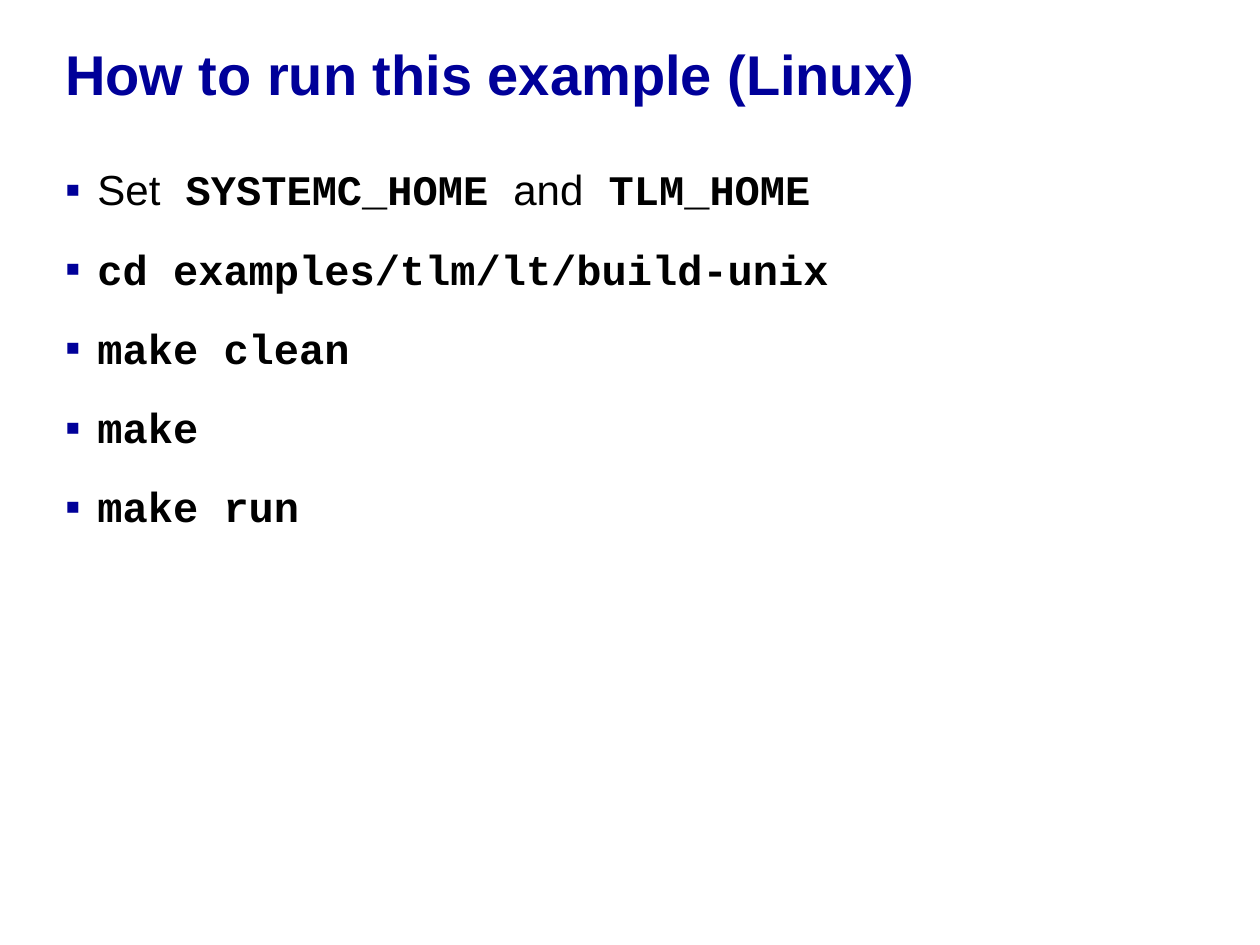
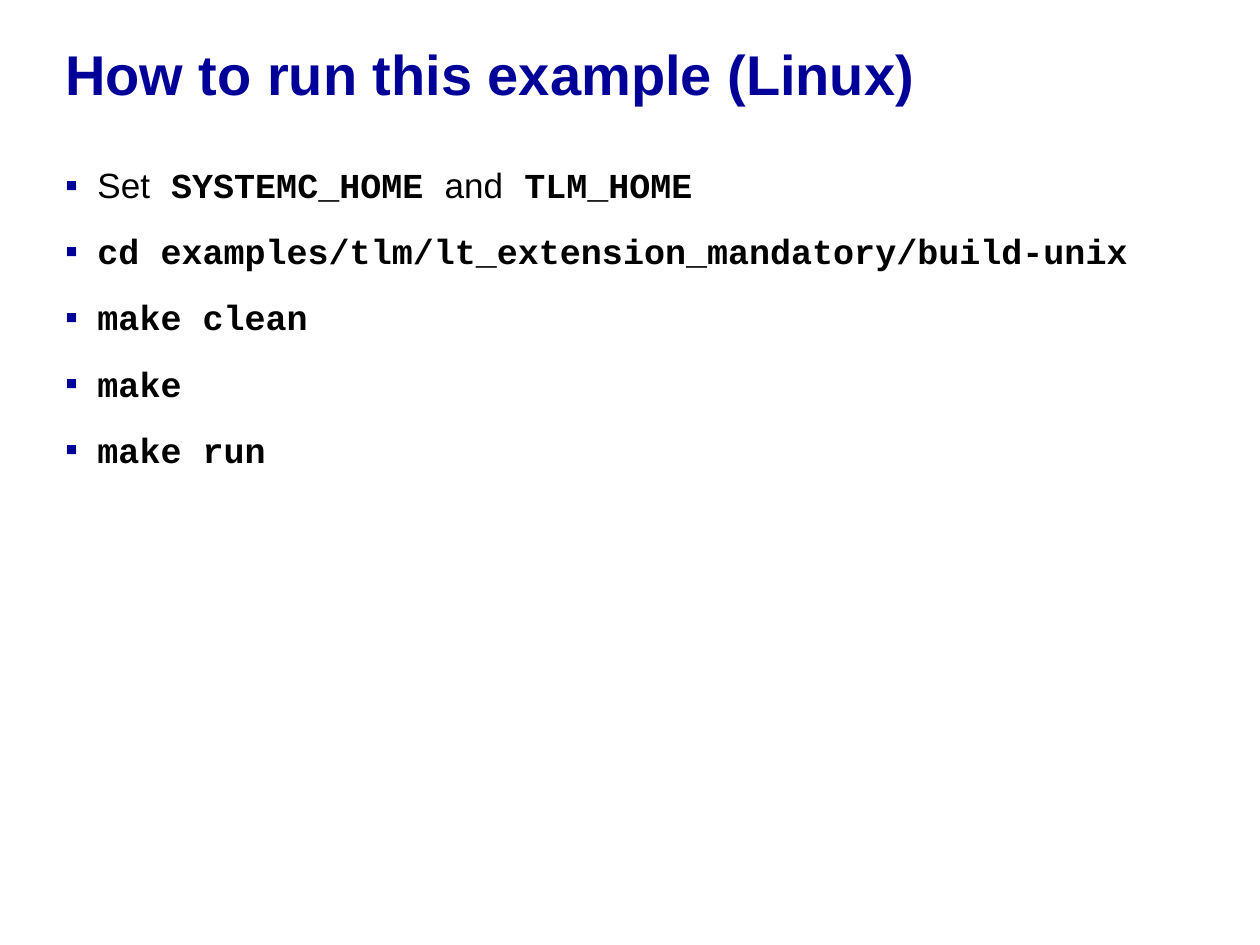
Before and after one commit to accellera-official/systemc, a slide deck: slide 4 of examples/tlm/lt_extension_mandatory/docs/lt_extension_mandatory_example.ppt. Drawn at 1260x945 pixels with LibreOffice and Linux fonts; fonts in the diff are those of the drawing; background and template pictures are left out. Boxes give left, top, right and bottom in pixels: in the first picture for what was removed or moved away, otherwise in the second. Text is boxed around its words. In the diff, an @@ line names an element or a change of style, - is before the commit and + after.

Commit message:
- updated extension examples PowerPoints

```diff
--- a/examples/tlm/lt_extension_mandatory/docs/lt_extension_mandatory_example.ppt
+++ b/examples/tlm/lt_extension_mandatory/docs/lt_extension_mandatory_example.ppt
@@ text at [97, 172, 692, 464]: size 24 to 20 pt in "Set SYSTEMC_HOME and TLM_HOME", "make clean", "make", "make run"; less space between paragraphs @@
@@ text at [97, 240, 1128, 272]: text changed; size 24 to 20 pt @@
-▪ cd examples/tlm/lt/build-unix
+▪ cd examples/tlm/lt_extension_mandatory/build-unix
```
Also in this commit, not shown: 5 other slides changed, 2 slides added, 5 slides removed, 1 other file.
